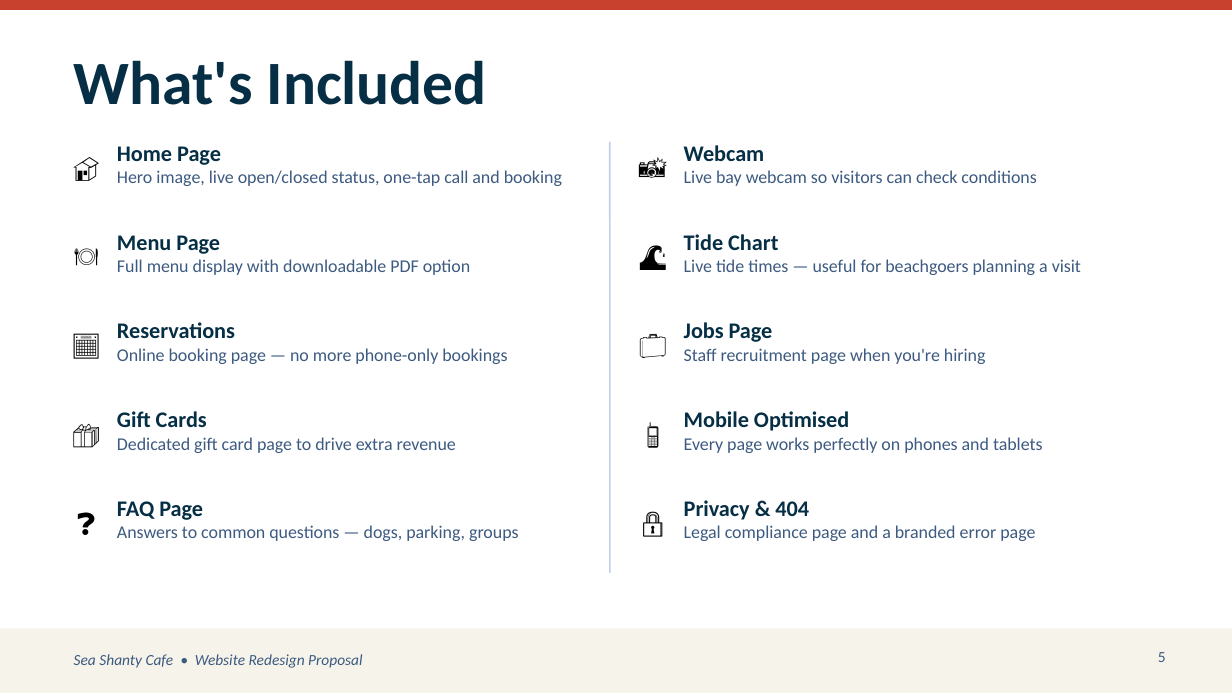
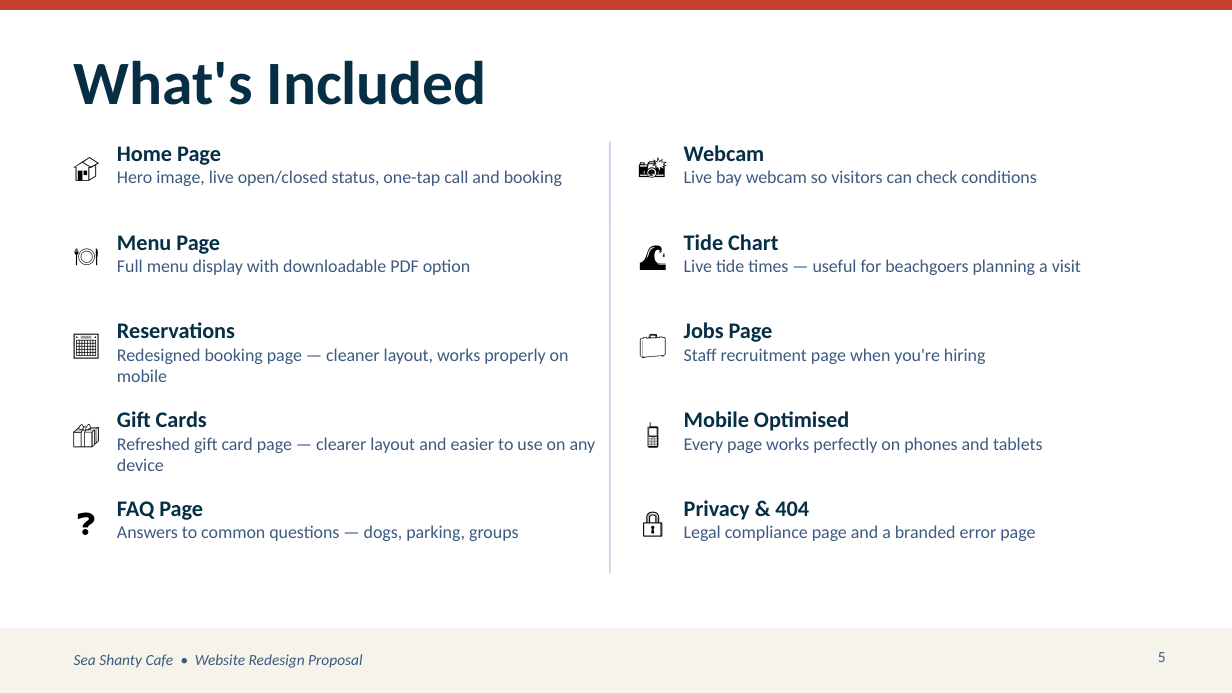
Before and after one commit to maxwalsh0-ctrl/seashantyredesign, a slide deck: slide 5 of SeaShanty_Redesign_Pitch.pptx. Drawn at 1232x693 pixels with LibreOffice and Linux fonts; fonts in the diff are those of the drawing. Boxes give left, top, right and bottom in pixels: in the first picture for what was removed or moved away, otherwise in the second. Text is boxed around its words. In the diff, an @@ line names an element or a change of style, - is before the commit and + after.

```diff
--- a/SeaShanty_Redesign_Pitch.pptx
+++ b/SeaShanty_Redesign_Pitch.pptx
@@ text at <box>117,348,569,364</box>: text changed @@
-Online booking page — no more phone-only bookings
+Redesigned booking page — cleaner layout, works properly on mobile
@@ text at <box>117,437,596,453</box>: text changed @@
-Dedicated gift card page to drive extra revenue
+Refreshed gift card page — clearer layout and easier to use on any device
```
